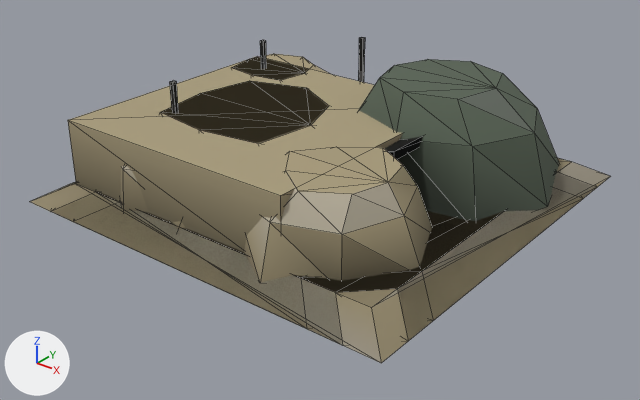
The glTF model assets/set_v5/neutral_rubble_1x1.glb as it was, and as the next commit left it.
The view is the same before and after, from a 50 mm lens placed at (3.29, -4.2, 2.5), pointed at (0.07, -0.18, 0.0). The axes (+X, +Y, +Z) are drawn at lower left. The lights are the same throughout. The picture after the commit comes second. Mesh edges are drawn as thin lines. Vertices at exactly the same position are counted once.

Names of what the first picture shows: 'body', 'body.001', 'body.002'.
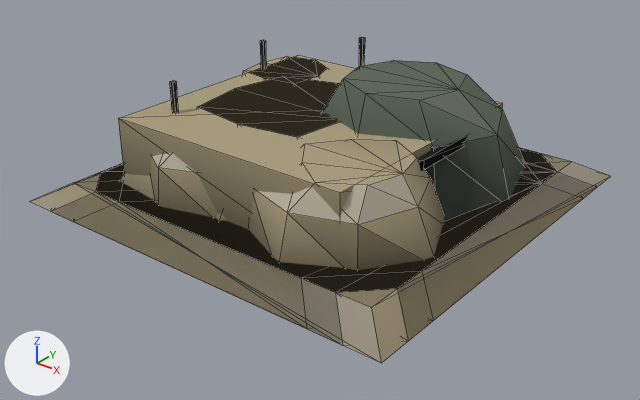
Changed parts and their boxes (x1, y1, x2, y2) in the pictures (640 x 400 px; the box of a moved part takes in the faces that stretch with it):
'body.002', reshaped
    before: (30, 56, 610, 363)
    after: (30, 55, 610, 363)
'body.001', reshaped
    before: (51, 81, 597, 345)
    after: (51, 77, 597, 345)
part 1 of me_mesh_0, moved or reshaped
    before: (232, 54, 332, 80)
    after: (243, 56, 326, 84)
part 2 of me_mesh_0, moved or reshaped
    before: (116, 166, 148, 213)
    after: (119, 153, 218, 217)
part 3 of me_mesh_0, moved or reshaped
    before: (244, 147, 432, 282)
    after: (249, 140, 444, 270)
part 4 of me_mesh_0, moved or reshaped
    before: (359, 59, 559, 221)
    after: (322, 61, 525, 220)
part 5 of me_mesh_0, moved or reshaped
    before: (384, 136, 423, 159)
    after: (418, 135, 468, 170)
part 6 of me_mesh_1, moved or reshaped
    before: (162, 81, 329, 230)
    after: (201, 77, 340, 221)
part 7 of me_mesh_2, moved or reshaped
    before: (68, 56, 403, 252)
    after: (118, 55, 503, 229)

Patch to the scene script:
```diff
--- a/assets/set_v5/neutral_rubble_1x1.glb.py
+++ b/assets/set_v5/neutral_rubble_1x1.glb.py
@@ me_mesh_0 @@
 me_mesh_0.from_pydata(...)  # 144 vertices, 222 faces; spans x -1.38..1.38, y -1.36..1.36, z 0.0..0.75
 # used by ob_body; parent = ob_neutral_rubble_1x1_lod0; location = (0.0, 0.0, 0.0)
+# me_mesh_0 part 1: the loose piece of 24 vertices spanning x -1.28..-0.3, y -0.02..1.01, z 0.06..0.55 is moved by (0.12, 0.0, 0.0)
+# me_mesh_0 part 2: the loose piece of 24 vertices spanning x -1.22..0.08, y -1.2..-0.03, z 0.06..0.52 is moved by (0.15, 0.15, 0.0)
+# me_mesh_0 part 3: the loose piece of 24 vertices spanning x -0.03..1.16, y -1.25..0.01, z 0.06..0.55 is moved by (0.0, 0.14, 0.0)
+# me_mesh_0 part 4: the loose piece of 24 vertices spanning x -0.16..1.3, y -0.14..1.17, z 0.06..0.74 is moved by (-0.17, -0.17, 0.0)
+# me_mesh_0 part 5: the loose piece of 8 vertices spanning x -0.7..0.69, y -0.28..0.31, z 0.1..0.54 is scaled about its middle by (0.643, 1, 1), then moved by (0.45, 0.0, 0.0)
 me_mesh_0.materials.append(mat_paint)
@@ me_mesh_1 @@
 me_mesh_1.from_pydata(...)  # 48 vertices, 72 faces; spans x -1.38..1.38, y -1.36..1.36, z 0.0..0.55
 # used by ob_body_001; parent = ob_neutral_rubble_1x1_lod1; location = (0.0, 0.0, 0.0)
+# me_mesh_1 part 6: the loose piece of 24 vertices spanning x -1.1..0.64, y -1.2..0.61, z 0.06..0.55 is moved by (0.11, 0.22, 0.0)
 me_mesh_1.materials.append(mat_paint)
@@ me_mesh_2 @@
 me_mesh_2.from_pydata(...)  # 16 vertices, 20 faces; spans x -1.38..1.38, y -1.36..1.36, z 0.0..0.55
 # used by ob_body_002; parent = ob_neutral_rubble_1x1_lod2; location = (0.0, 0.0, 0.0)
+# me_mesh_2 part 7: the loose piece of 8 vertices spanning x -1.16..0.58, y -1.14..0.6, z 0.06..0.55 is moved by (0.22, 0.22, 0.0)
 me_mesh_2.materials.append(mat_paint)
```
